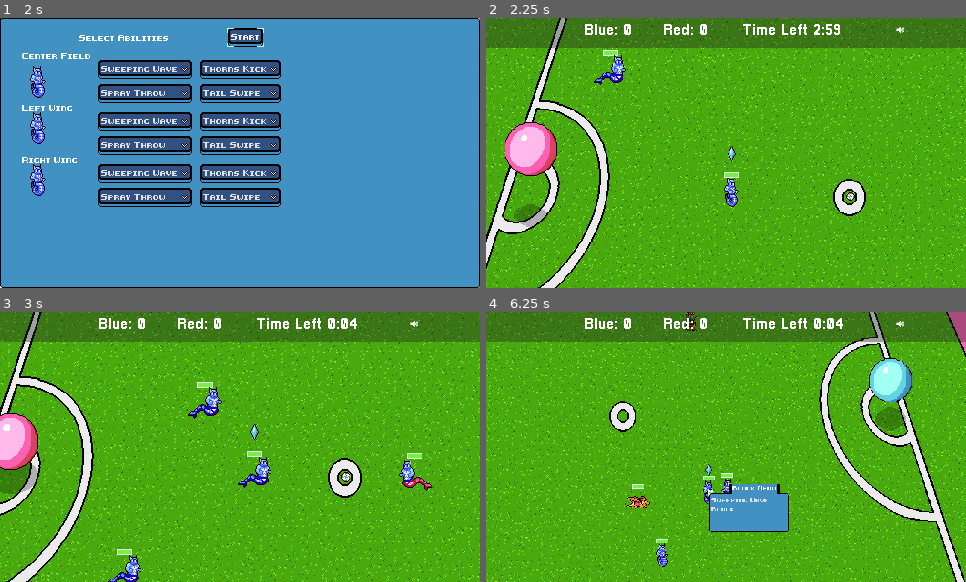
Above: before the commit, frames 1-4 (two rows, left to right).
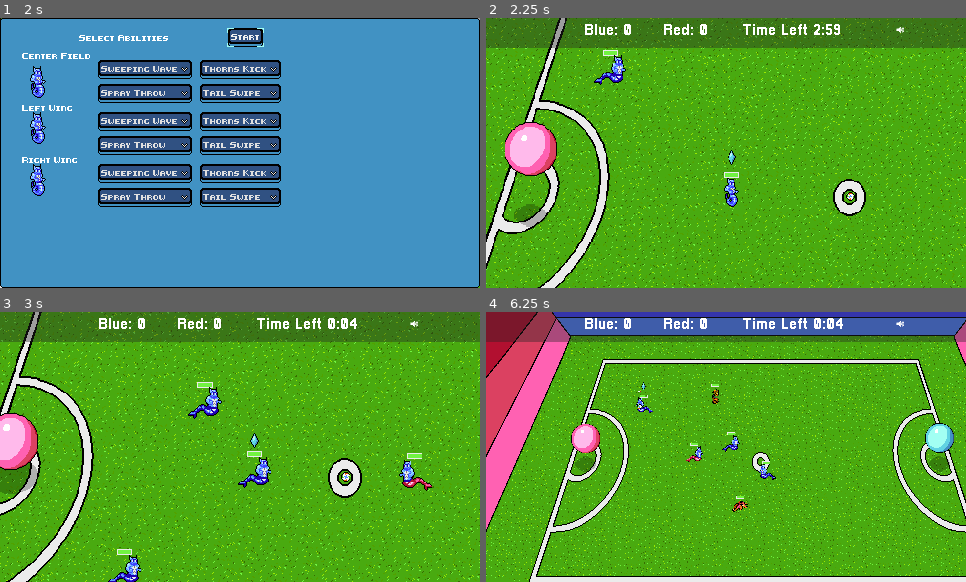
Above: after the commit, the same moments.

Repository: gamkedo-la/Elementaball
Game: Godot game, scene res://UI/StartMenu.tscn
Two runs of this game, one before a commit and one after it. Both use one fixed random seed, a clock stepped at 60 frames per second and the inputs below.
Inputs (mouse positions are in pixels of both pictures, inside the frame that each line leads up to):
- Up to frame 1 (2 s): click "New Game" at 0.5 s; click "Next" at 1.25 s
- Up to frame 2 (2.25 s): click "Start" at 2 s
- Up to frame 3 (3 s): move the mouse to (316, 328) at 2.77 s; hold Right (ui_right) from 2.78 s (still down); hold T (time_hack) from 2.78 s (still down)
- Up to frame 4 (6.25 s): move the mouse to (630, 460) at 3.52 s; release Right (ui_right) at 3.53 s; release T (time_hack) at 3.53 s; hold Down (ui_down) 3.53-4.28 s; tap T (time_hack) at 3.6, 5.1 s; move the mouse to (774, 387) at 4.27 s; hold Right (ui_right) 4.28-5.03 s; hold T (time_hack) 4.28-5.03 s; move the mouse to (702, 501) at 5.02 s; hold Up (ui_up) 5.03-5.78 s; move the mouse to (870, 487) at 5.77 s; hold Left (ui_left) from 5.78 s (still down); hold T (time_hack) from 5.78 s (still down)

Frame 1 is identical in both runs. In frame 2, less than 0.1% of the frame differs, in the area x 50-53%, y 47-55%; in frame 3, 0.1%; in frame 4, 40%, in the area x 0-100%, y 0-100%.

Commit message:
Fixed red run animation

Diff:
--- a/Node2D.tscn
+++ b/Node2D.tscn
@@ -413,7 +413,7 @@
 
 [node name="AnimatedSprite" parent="Player/Health Bar" index="1"]
 visible = true
-frame = 4
+frame = 1
 
 [node name="AnimationTree" parent="Player" index="1"]
 parameters/playback = SubResource( 1 )
@@ -430,7 +430,7 @@
 starting_stats = ExtResource( 10 )
 
 [node name="AnimatedSprite" parent="Player2/Health Bar" index="1"]
-frame = 4
+frame = 1
 
 [node name="AnimationTree" parent="Player2" index="1"]
 parameters/playback = SubResource( 2 )
@@ -445,7 +445,7 @@
 starting_stats = ExtResource( 10 )
 
 [node name="AnimatedSprite" parent="Player3/Health Bar" index="1"]
-frame = 4
+frame = 1
 
 [node name="AnimationTree" parent="Player3" index="1"]
 parameters/playback = SubResource( 3 )
@@ -458,6 +458,7 @@
 z_index = 3
 frames = SubResource( 16 )
 animation = "plant ball"
+frame = 1
 playing = true
 script = ExtResource( 16 )
 
@@ -537,7 +538,7 @@
 
 [node name="AnimatedSprite" parent="Enemy/Health Bar" index="1"]
 position = Vector2( 7.8787, -8.25085 )
-frame = 1
+frame = 7
 
 [node name="AnimationTree" parent="Enemy" index="5"]
 parameters/playback = SubResource( 17 )
@@ -562,7 +563,7 @@
 margin_bottom = -21.0
 
 [node name="AnimatedSprite" parent="Enemy3/Health Bar" index="1"]
-frame = 1
+frame = 7
 
 [node name="AnimationTree" parent="Enemy3" index="5"]
 parameters/playback = SubResource( 18 )
@@ -584,7 +585,7 @@
 margin_bottom = -21.0
 
 [node name="AnimatedSprite" parent="Enemy2/Health Bar" index="1"]
-frame = 1
+frame = 7
 
 [node name="EnemyCollider" parent="Enemy2" index="3"]
 rotation = 1.52987
--- a/Players/Enemy.tscn
+++ b/Players/Enemy.tscn
@@ -21,8 +21,8 @@
 [ext_resource path="res://Art/Sprites/green_tackle/green_enemy_tackle.png" type="Texture" id=19]
 
 [sub_resource type="CapsuleShape2D" id=1]
-radius = 5.73978
-height = 18.4876
+radius = 13.6327
+height = 0.0
 
 [sub_resource type="Animation" id=2]
 resource_name = "Green Enemy Idle"
@@ -261,7 +261,7 @@
 "values": [ "red enemy idle" ]
 }
 
-[sub_resource type="Animation" id=6]
+[sub_resource type="Animation" id=69]
 resource_name = "Red Enemy Run"
 length = 0.4
 loop = true
@@ -272,10 +272,10 @@
 tracks/0/imported = false
 tracks/0/enabled = true
 tracks/0/keys = {
-"times": PoolRealArray( 0, 0.1, 0.3, 0.4, 0.5, 0.6 ),
-"transitions": PoolRealArray( 1, 1, 1, 1, 1, 1 ),
-"update": 1,
-"values": [ Vector2( 6.27285, -1.25738 ), Vector2( 9.87112, -1.07499 ), Vector2( 10.118, -0.449659 ), Vector2( 9.8861, -0.596247 ), Vector2( 0.126343, 0.33773 ), Vector2( -0.161148, 0.0360641 ) ]
+"times": PoolRealArray( 0, 0.1, 0.2, 0.3, 0.4, 0.5, 0.6 ),
+"transitions": PoolRealArray( 1, 1, 1, 1, 1, 1, 1 ),
+"update": 1,
+"values": [ Vector2( 0.137665, 3.22603 ), Vector2( -0.275532, -1.54693 ), Vector2( -0.275532, -1.54693 ), Vector2( -0.0286522, 4.26972 ), Vector2( 0.683318, 2.70732 ), Vector2( 0.126343, 0.33773 ), Vector2( -0.161148, 0.0360641 ) ]
 }
 tracks/1/type = "value"
 tracks/1/path = NodePath("EnemyCollider:rotation_degrees")
@@ -284,10 +284,10 @@
 tracks/1/imported = false
 tracks/1/enabled = true
 tracks/1/keys = {
-"times": PoolRealArray( 0, 0.1, 0.3, 0.4, 0.5 ),
-"transitions": PoolRealArray( 1, 1, 1, 1, 1 ),
-"update": 1,
-"values": [ 1.62307, 1.13498, 1.43747, 0.663645, 1.20974 ]
+"times": PoolRealArray( 0, 0.1, 0.2, 0.3, 0.4, 0.5 ),
+"transitions": PoolRealArray( 1, 1, 1, 1, 1, 1 ),
+"update": 1,
+"values": [ 48.6573, 62.914, 103.162, 1.43747, 0.663645, 1.20974 ]
 }
 tracks/2/type = "value"
 tracks/2/path = NodePath("ThingsToFlip/AnimatedSprite:animation")
@@ -323,7 +323,7 @@
 "times": PoolRealArray( 0, 0.1, 0.2, 0.3 ),
 "transitions": PoolRealArray( 1, 1, 1, 1 ),
 "update": 1,
-"values": [ Vector2( 1.41581, -0.707909 ), Vector2( 8.9668, 1.41581 ), Vector2( 17.9336, 2.83163 ), Vector2( 8.49488, 0.23597 ) ]
+"values": [ Vector2( 12.5063, 0.235969 ), Vector2( 13.2142, -4.95534 ), Vector2( 13.6862, 4.24745 ), Vector2( 12.7423, 11.5625 ) ]
 }
 
 [sub_resource type="Animation" id=7]
@@ -711,11 +711,11 @@
 
 [node name="AnimatedSprite" parent="Health Bar" index="1"]
 position = Vector2( -0.14843, -11.9671 )
-frame = 6
+frame = 7
 
 [node name="EnemyCollider" type="CollisionShape2D" parent="."]
 position = Vector2( -0.159099, -0.198006 )
-rotation = 0.0404559
+rotation = 1.09806
 shape = SubResource( 1 )
 
 [node name="AnimationPlayer" parent="." instance=ExtResource( 12 )]
@@ -723,7 +723,7 @@
 "anims/Green Enemy Run" = SubResource( 59 )
 "anims/Green Enemy Tackle" = SubResource( 64 )
 "anims/Red Enemy Idle" = SubResource( 5 )
-"anims/Red Enemy Run" = SubResource( 6 )
+"anims/Red Enemy Run" = SubResource( 69 )
 "anims/Red Enemy Tackle" = SubResource( 7 )
 
 [node name="AnimationTree" type="AnimationTree" parent="."]
@@ -736,10 +736,10 @@
 
 [node name="AnimatedSprite" type="AnimatedSprite" parent="ThingsToFlip"]
 frames = SubResource( 40 )
-animation = "red enemy tackle"
-frame = 3
+animation = "red enemy run"
+frame = 1
 
 [node name="Position2D" type="Position2D" parent="ThingsToFlip"]
-position = Vector2( -1.33406, 6.09802 )
+position = Vector2( 13.2142, -4.95534 )
 
 [editable path="Health Bar"]
